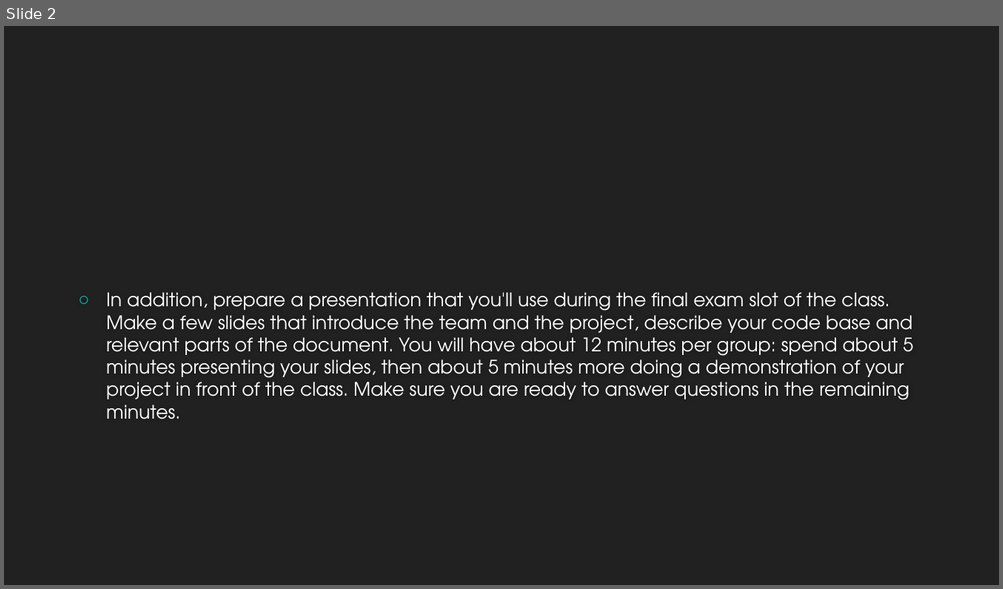
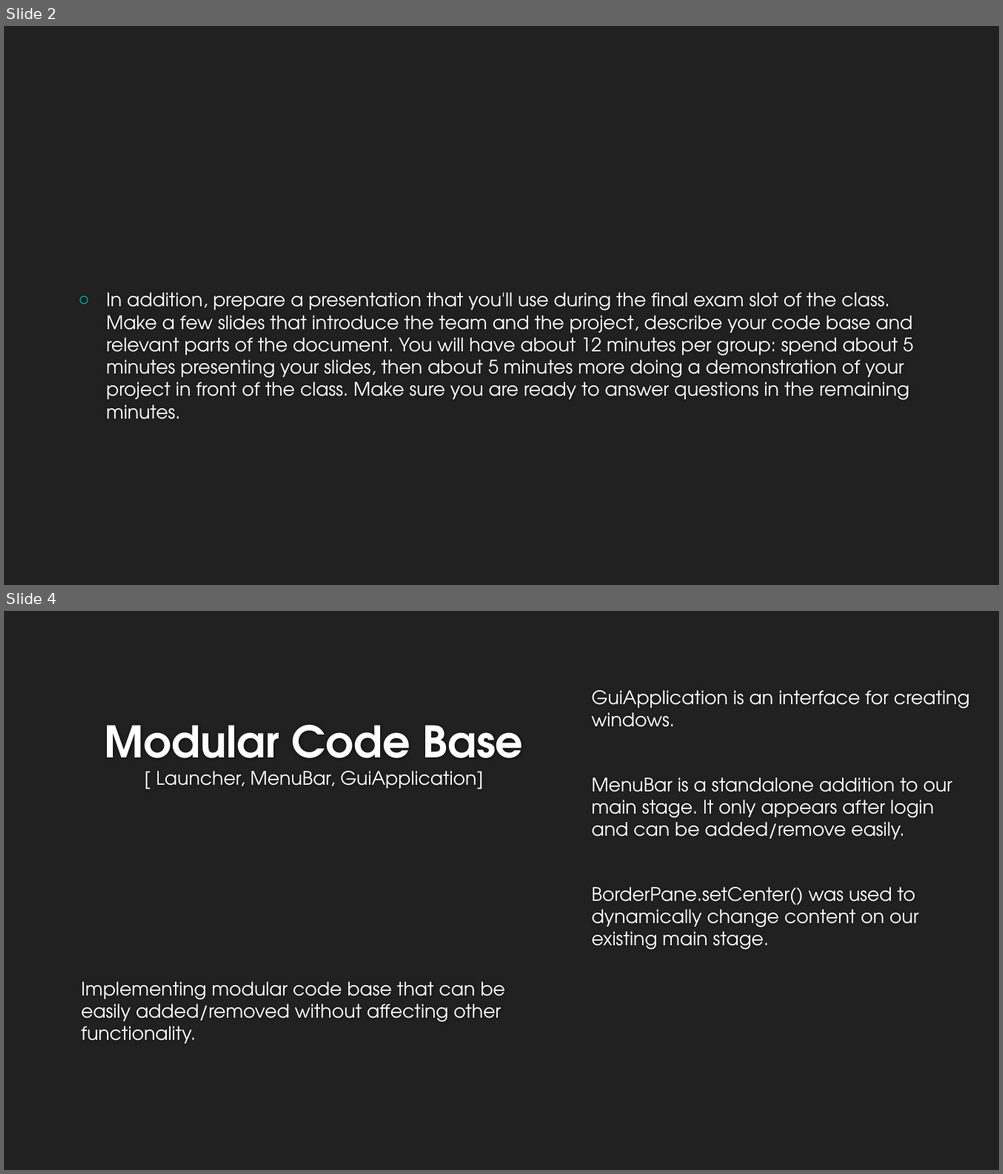
Before and after one commit to recursor94/CSC-380-Project, a slide deck: CSC380 Final Presentation.pptx. Shown one above the other, each under a label of ours: slide 2 before the commit, slides 2 and 4 after it; the slides between them are not shown. The pictures are 1003x589 and 1003x1174 pixels, drawn with LibreOffice and Linux fonts; fonts in the diff are those of the drawing; background and template pictures are left out. Boxes give left, top, right and bottom in pixels: in the first picture for what was removed or moved away, otherwise in the second. Text is boxed around its words. In the diff, an @@ line names an element or a change of style, - is before the commit and + after.

```diff
--- a/CSC380 Final Presentation.pptx
+++ b/CSC380 Final Presentation.pptx
@@ slide 4 added at bbox=[4, 611, 999, 1170], background #212121 @@
@@ text added at bbox=[592, 690, 970, 950], 18 pt, text #FFFFFF @@
+GuiApplication is an interface for creating windows.
+MenuBar is a standalone addition to our main stage. It only appears after login and can be added/remove easily.
+BorderPane.setCenter() was used to dynamically change content on our existing main stage.
@@ title added at bbox=[105, 725, 523, 789], 18 pt, text #FEFEFE @@
+Modular Code Base
+[ Launcher, MenuBar, GuiApplication]
@@ text added at bbox=[81, 982, 506, 1044], 18 pt, text #FFFFFF @@
+Implementing modular code base that can be easily added/removed without affecting other functionality.
```
Also in this commit, not shown: 1 slide changed, 4 other slides added, 1 slide removed, 1 other file.
